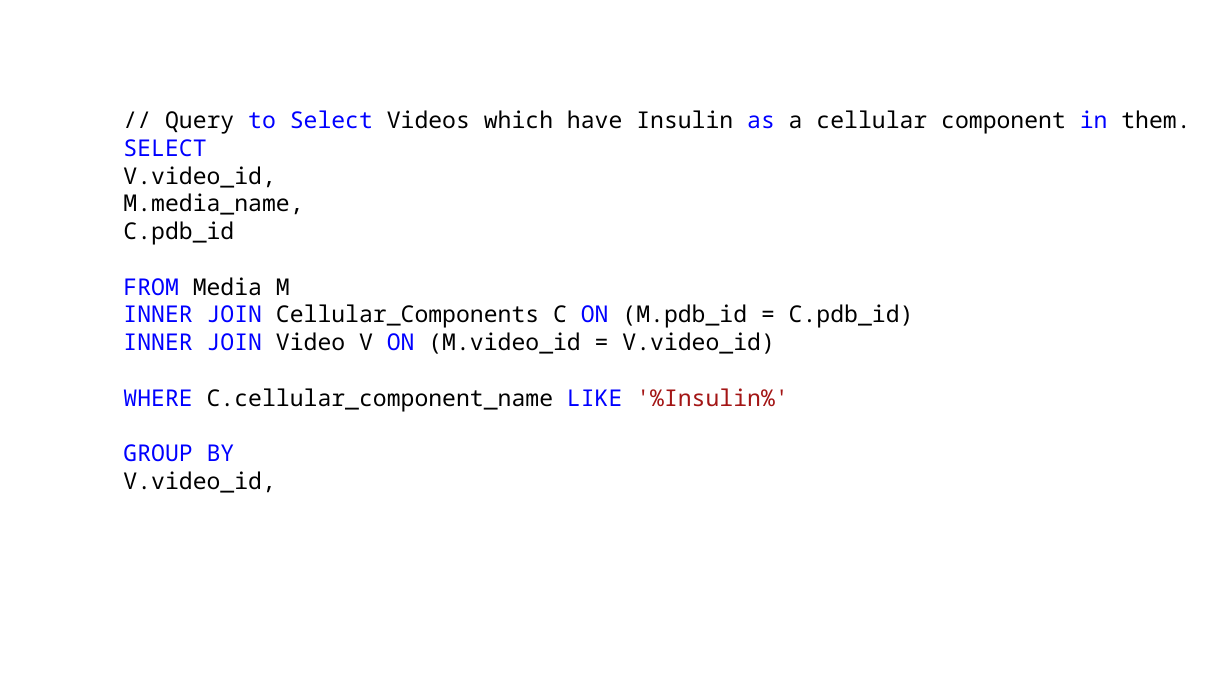
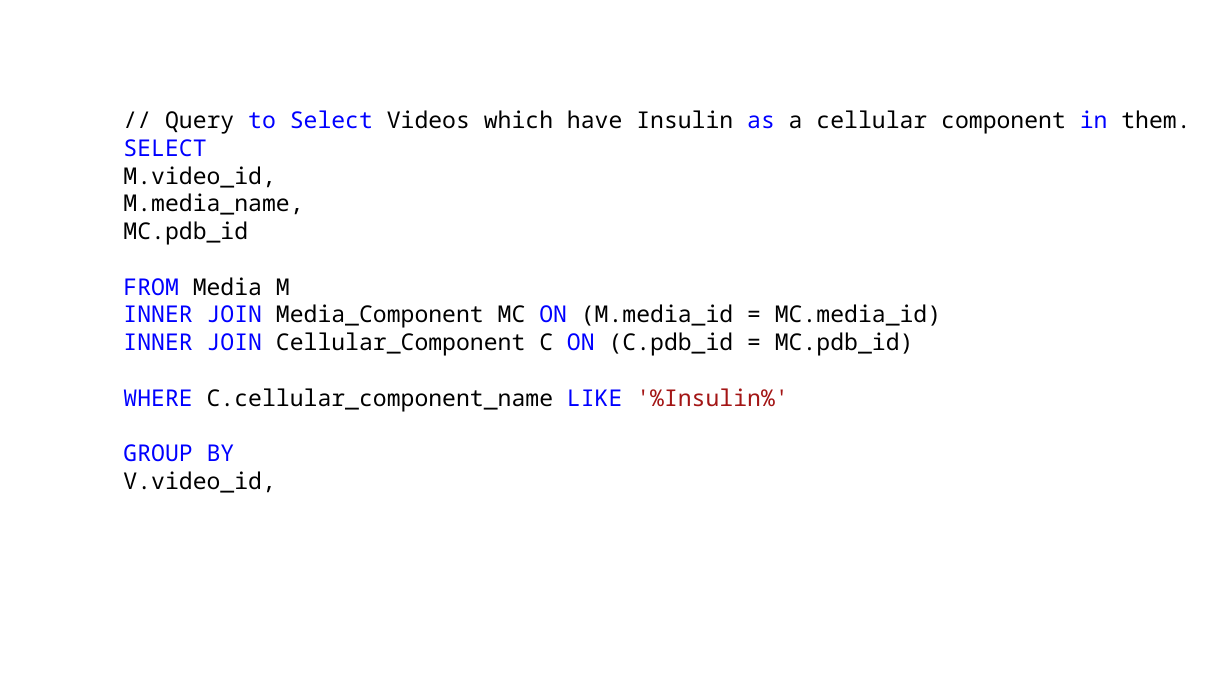
Before and after one commit to aniketkr97/ISI, a slide deck: slide 2 of Modelling/Presentation.pptx. Drawn at 1232x693 pixels with LibreOffice and Linux fonts; fonts in the diff are those of the drawing. Boxes give left, top, right and bottom in pixels: in the first picture for what was removed or moved away, otherwise in the second. Text is boxed around its words. In the diff, an @@ line names an element or a change of style, - is before the commit and + after.

```diff
--- a/Modelling/Presentation.pptx
+++ b/Modelling/Presentation.pptx
@@ text at (123, 166, 275, 188): text changed @@
-V.video_id,
+M.video_id,
@@ text at (123, 221, 248, 245): text changed @@
-C.pdb_id
+MC.pdb_id
@@ text at (123, 304, 941, 356): text changed @@
-INNER JOIN Cellular_Components C ON (M.pdb_id = C.pdb_id)
-INNER JOIN Video V ON (M.video_id = V.video_id)
+INNER JOIN Media_Component MC ON (M.media_id = MC.media_id)
+INNER JOIN Cellular_Component C ON (C.pdb_id = MC.pdb_id)
```
Also in this commit, not shown: 2 other slides changed, 1 slide added, 1 slide removed, 4 other files.
